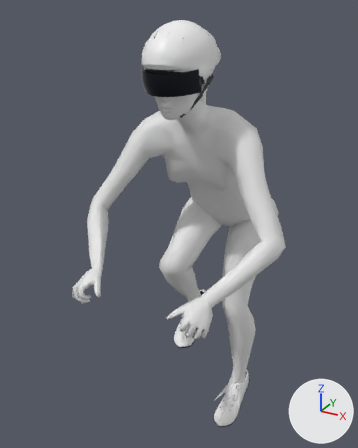
The glTF model apps/client/public/models/avatar/rider_female.glb, before and after one commit.
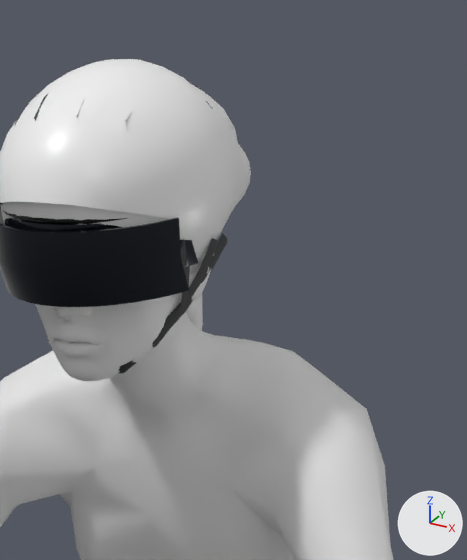
There are two pictures of each version: one whole from a camera (50 mm lens) standing at (0.729, -1.596, 1.77) and looking at (-0.081, -0.124, 1.034), one close up on the part from 40% to 80% of the width and 0% to 39% of the height. The lights are fixed; the arrows at lower right show +X, +Y and +Z. The older version's two pictures come first.

In view in the first close-up: 'rider_body', 'rider_glasses', 'rider_helmet', 'rider_helmet_aero', 'rider_moustache' and 2 more.
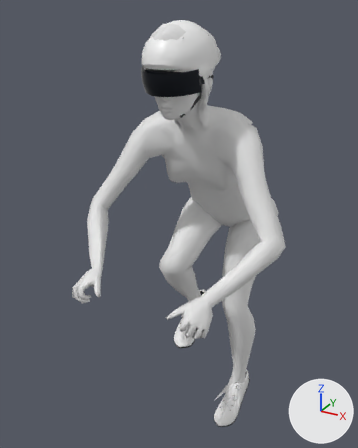
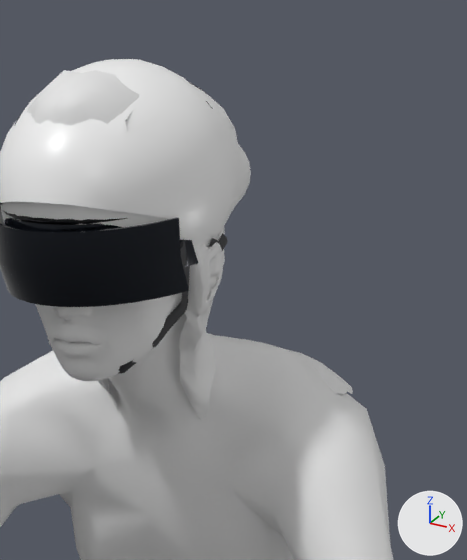
Pixel boxes [x1, y1, x2, y2] of what changed, in the close-ups (467 x 560 px):
'rider_hairs_long', added
    after: [98, 229, 353, 420]
'rider_hairs_quiff', added
    after: [27, 70, 139, 125]
'rider_hairs_bob', added (mostly hidden)
    after: [200, 242, 217, 320]

What the commit changed:
Mesh me_rider_hairs_quiff is new.
It has 560 vertices, 956 faces and spans x -0.078..0.078, y -0.377..-0.164, z 1.525..1.726.
It uses material mat_hair (white #e7e7e7).
Mesh me_rider_hairs_long is new.
It has 2014 vertices, 3734 faces and spans x -0.171..0.172, y -0.367..-0.027, z 1.385..1.711.
It uses material mat_hair (white #e7e7e7).
Mesh me_rider_hairs_bob is new.
It has 1872 vertices, 3478 faces and spans x -0.094..0.094, y -0.367..-0.155, z 1.472..1.709.
It uses material mat_hair (white #e7e7e7).
Object 'rider_hairs_quiff' (ob_rider_hairs_quiff) is new; it shows me_rider_hairs_quiff.
Its location is (0.0, 0.0, 0.0).
Object 'rider_hairs_long' (ob_rider_hairs_long) is new; it shows me_rider_hairs_long.
Its location is (0.0, 0.0, 0.0).
Object 'rider_hairs_bob' (ob_rider_hairs_bob) is new; it shows me_rider_hairs_bob.
Its location is (0.0, 0.0, 0.0).
